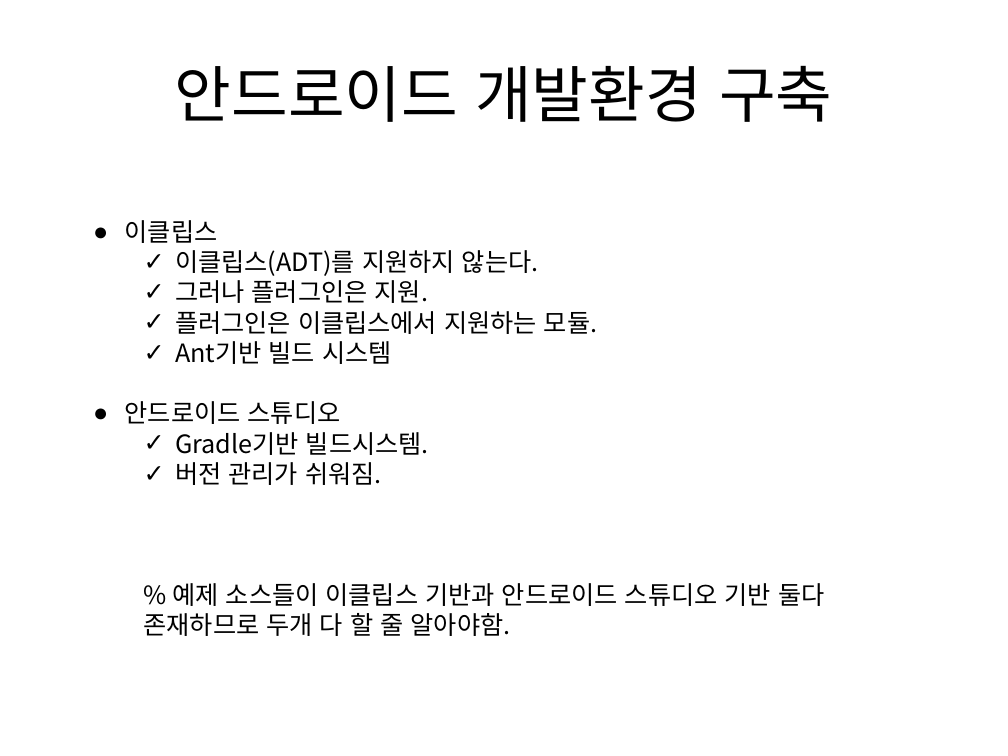
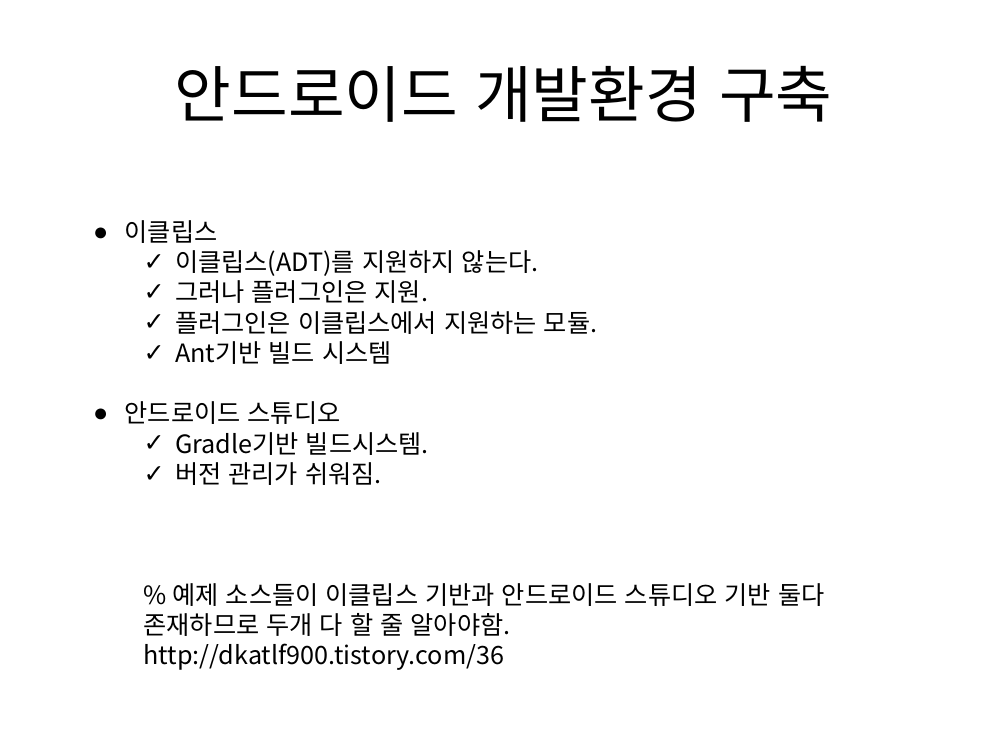
Before and after one commit to wkdgudcjf/lectopia, a slide deck: slide 2 of 강의자료.pptx. Drawn at 1008x756 pixels with LibreOffice and Linux fonts; fonts in the diff are those of the drawing. Boxes give left, top, right and bottom in pixels: in the first picture for what was removed or moved away, otherwise in the second. Text is boxed around its words. In the diff, an @@ line names an element or a change of style, - is before the commit and + after.

Commit message:
재배치 해주세요.

```diff
--- a/강의자료.pptx
+++ b/강의자료.pptx
@@ text at [144,643,505,670]: paragraph added @@
+  http://dkatlf900.tistory.com/36
```
